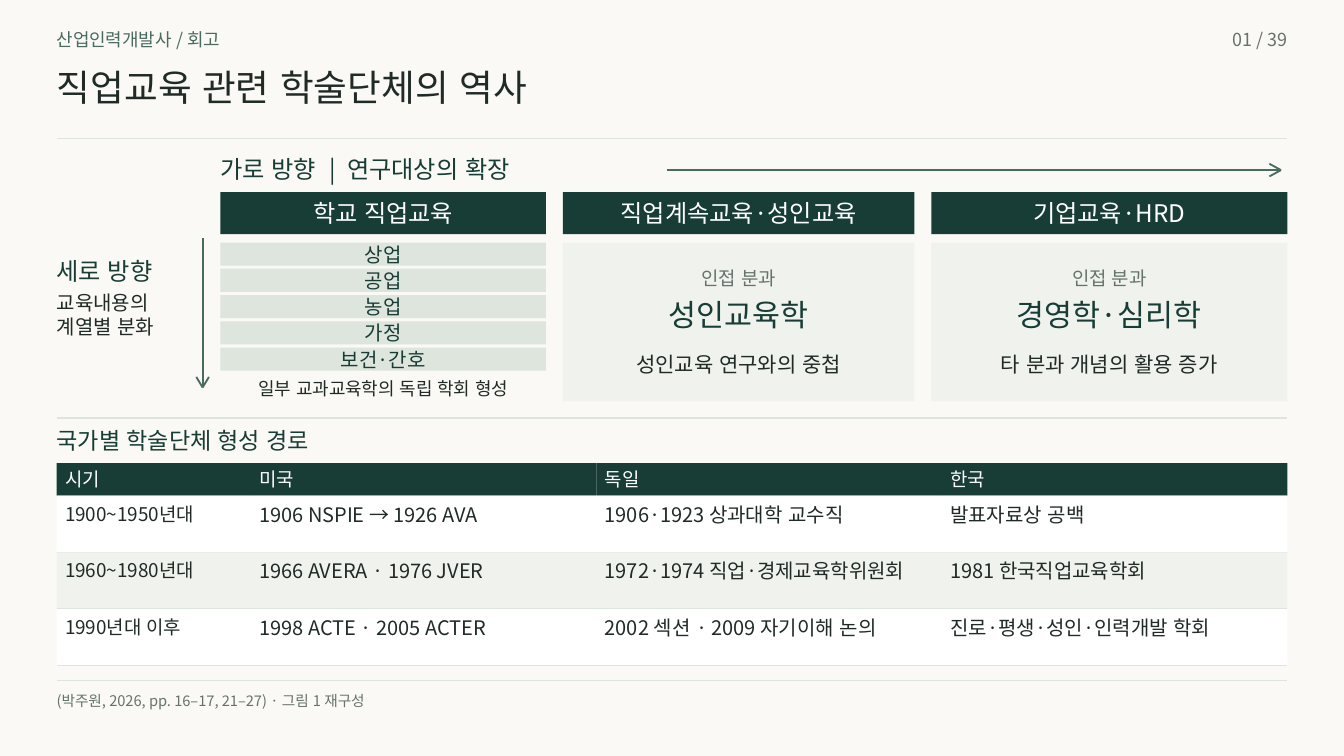
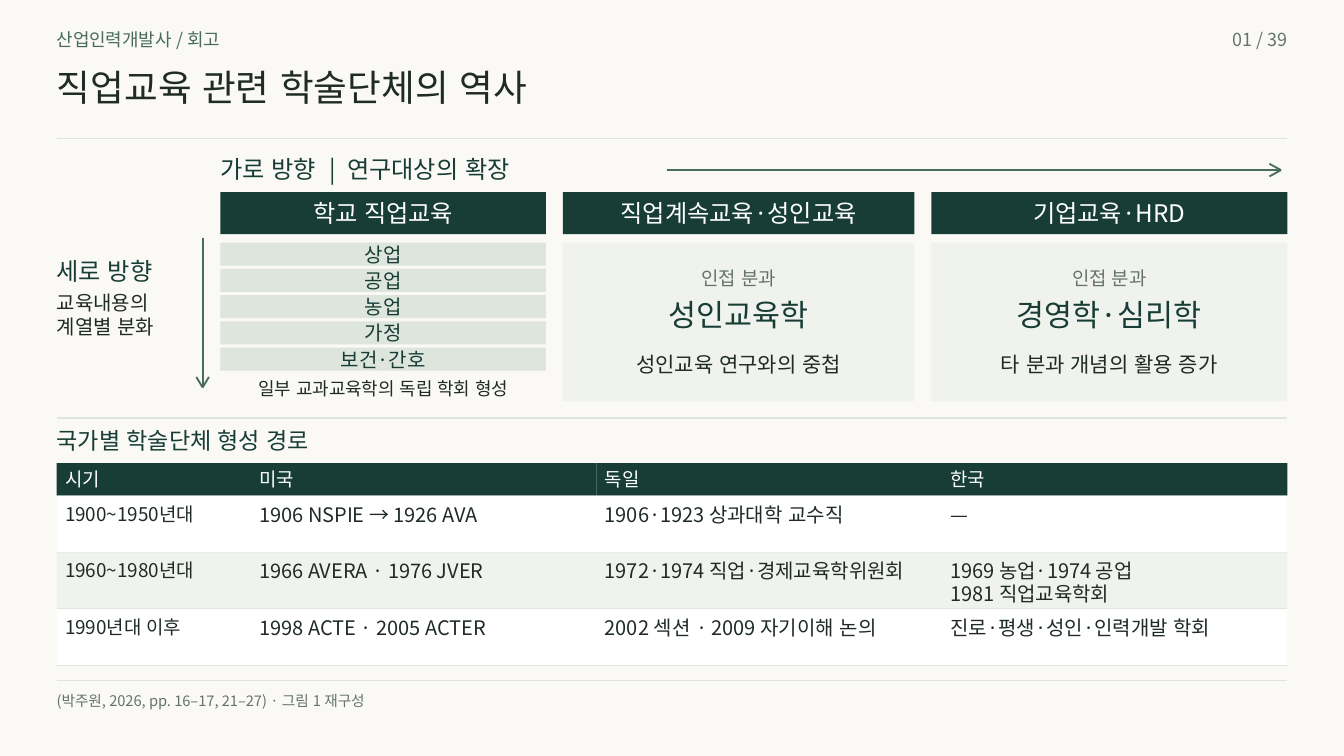
Before and after one commit to 01Chungee10/vet-history-rehearsal, a slide deck: slide 1 of au-cn-2026/presentation.pptx. Drawn at 1344x756 pixels with LibreOffice and Linux fonts; fonts in the diff are those of the drawing. Boxes give left, top, right and bottom in pixels: in the first picture for what was removed or moved away, otherwise in the second. Text is boxed around its words. In the diff, an @@ line names an element or a change of style, - is before the commit and + after.

```diff
--- a/au-cn-2026/presentation.pptx
+++ b/au-cn-2026/presentation.pptx
@@ text at <box>950,505,1085,524</box>: text changed @@
-발표자료상 공백
+—
@@ text added at <box>950,561,1133,585</box>, 14.2 pt, text #202B27 @@
+1969 농업·1974 공업
@@ text at <box>950,584,1109,603</box>: text changed @@
-1981 한국직업교육학회
+1981 직업교육학회
```
Also in this commit, not shown: 8 other slides changed, 19 other files.
